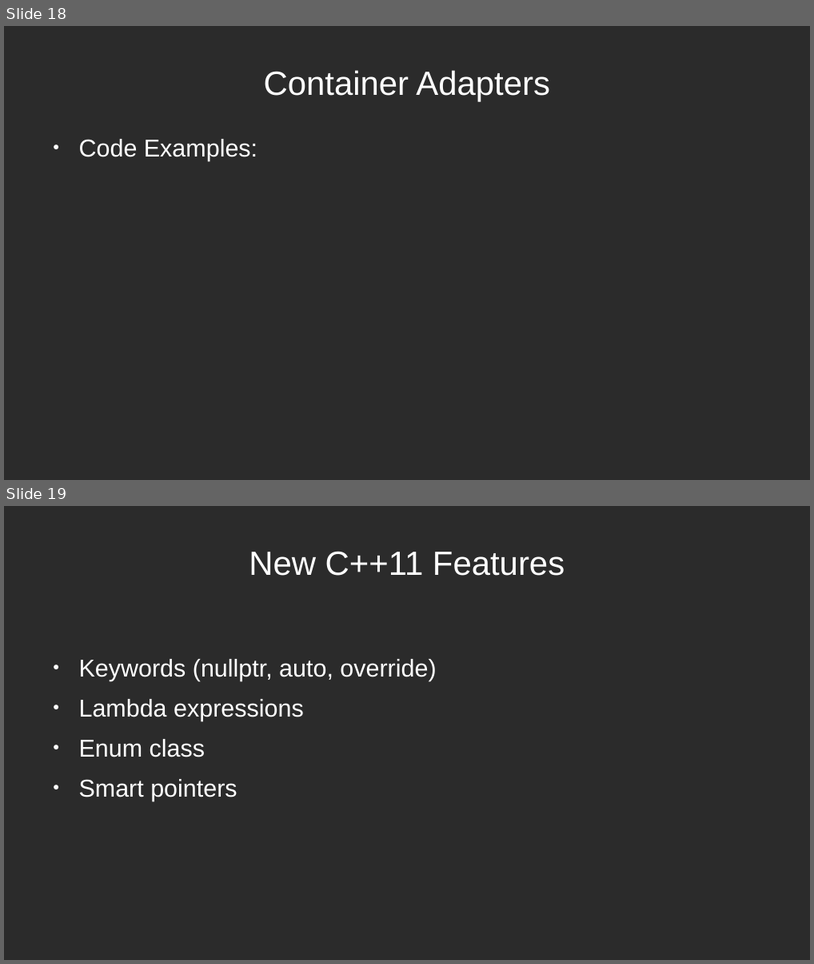
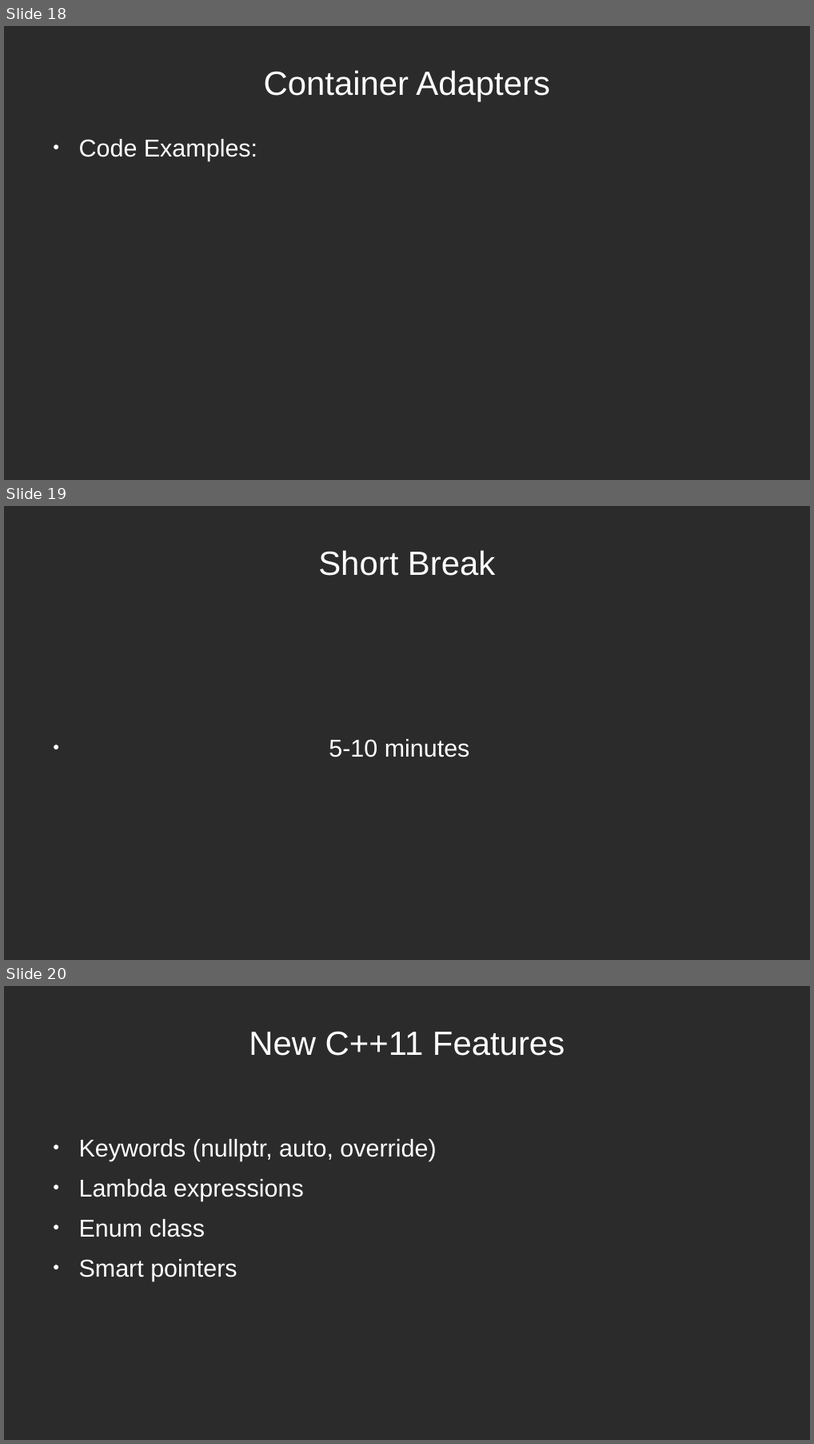
Before and after one commit to mleibeng/Crash-Course-CPP-11-17, a slide deck: Presentation/Crash Course.odp. Shown one above the other, each under a label of ours: slides 18 and 19 before the commit, slides 18, 19 and 20 after it. The pictures are 814x964 and 814x1444 pixels, drawn with LibreOffice and Linux fonts; fonts in the diff are those of the drawing; background and template pictures are left out; a plain dark background stands for a picture behind light text. Boxes give left, top, right and bottom in pixels: in the first picture for what was removed or moved away, otherwise in the second. Text is boxed around its words. In the diff, an @@ line names an element or a change of style, - is before the commit and + after.

```diff
--- a/Presentation/Crash Course.odp
+++ b/Presentation/Crash Course.odp
@@ slide 19 added at box(4, 506, 810, 960), background picture (left out) @@
@@ title added at box(318, 550, 495, 576), 33 pt, text #FFFFFF @@
+Short Break
@@ text added at box(329, 739, 470, 757), 24 pt, text #FFFFFF @@
+● 5-10 minutes
@@ what was slide 19 is now slide 20 @@
```
Also in this commit, not shown: 2 slides changed, 36 other slides added, 5 slides removed, 2 other files.
